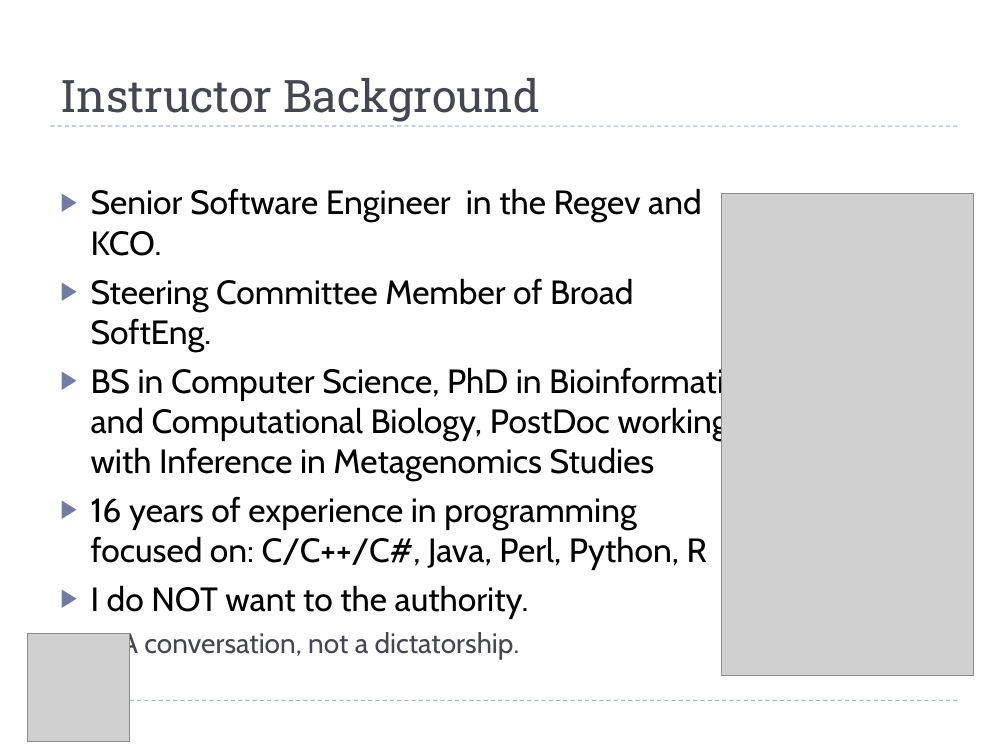
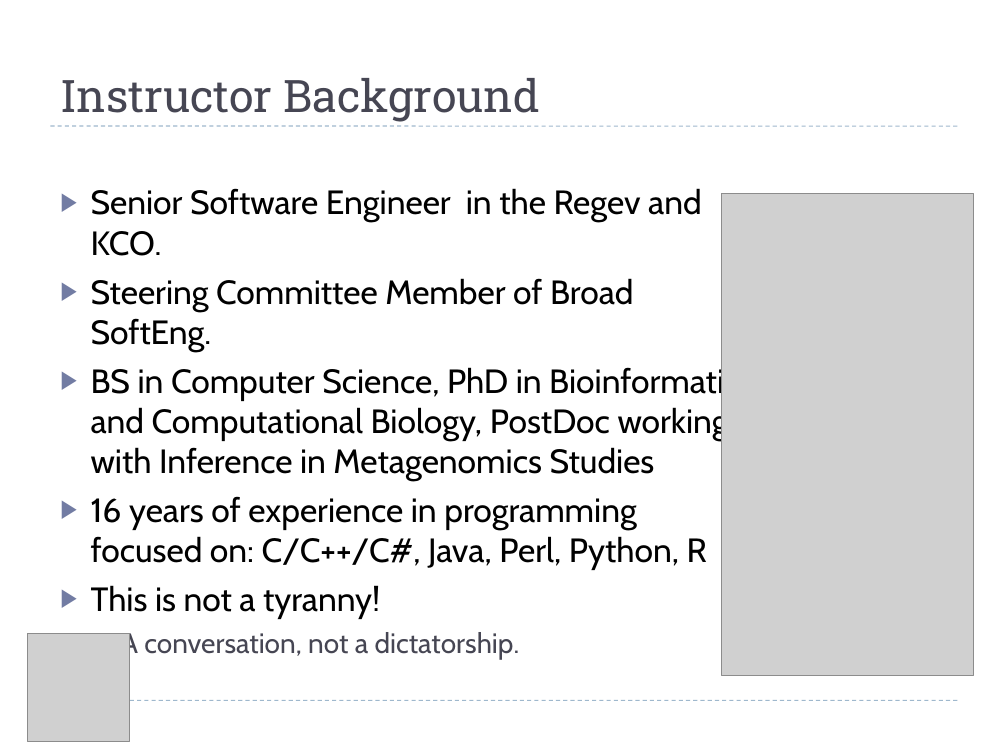
Before and after one commit to TimothyTickle/python_club, a slide deck: slide 4 of presentations/01_python_club_intro.pptx (slide 6 before the commit). Drawn at 1008x756 pixels with LibreOffice and Linux fonts; fonts in the diff are those of the drawing; grey boxes stand for pictures. Boxes give left, top, right and bottom in pixels: in the first picture for what was removed or moved away, otherwise in the second. Text is boxed around its words. In the diff, an @@ line names an element or a change of style, - is before the commit and + after.

```diff
--- a/presentations/01_python_club_intro.pptx
+++ b/presentations/01_python_club_intro.pptx
@@ text at (91, 585, 380, 619): text changed @@
-▶ I do NOT want to the authority.
+▶ This is not a tyranny!
```
Also in this commit, not shown: 3 other slides changed, 4 slides added, 3 slides removed.
